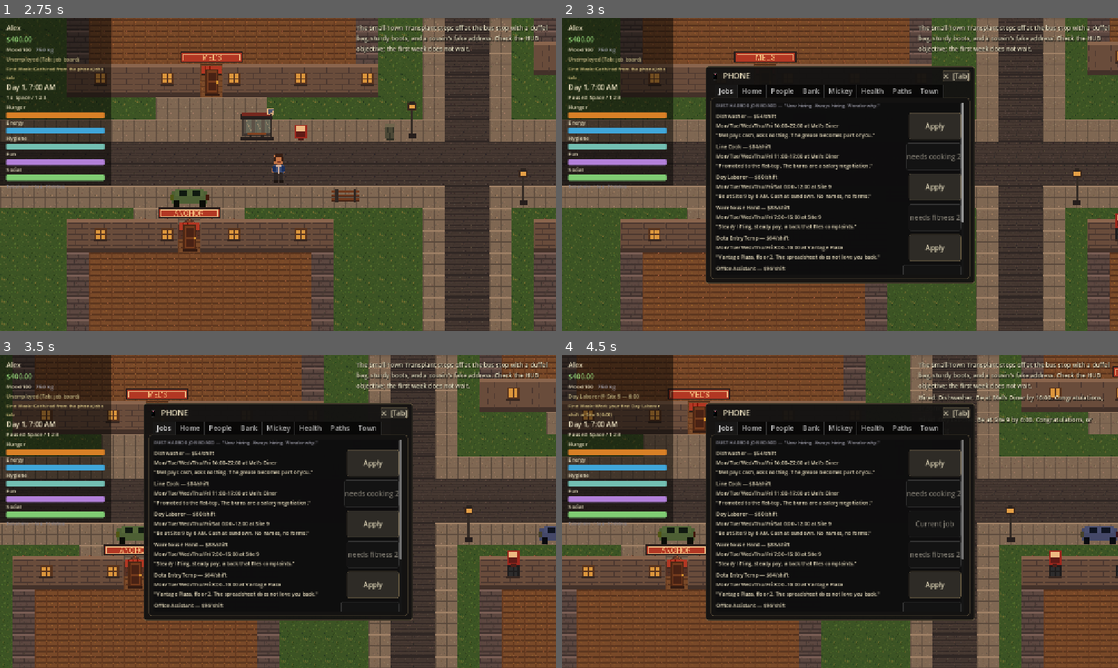
Above: before the commit, frames 1-4 (two rows, left to right).
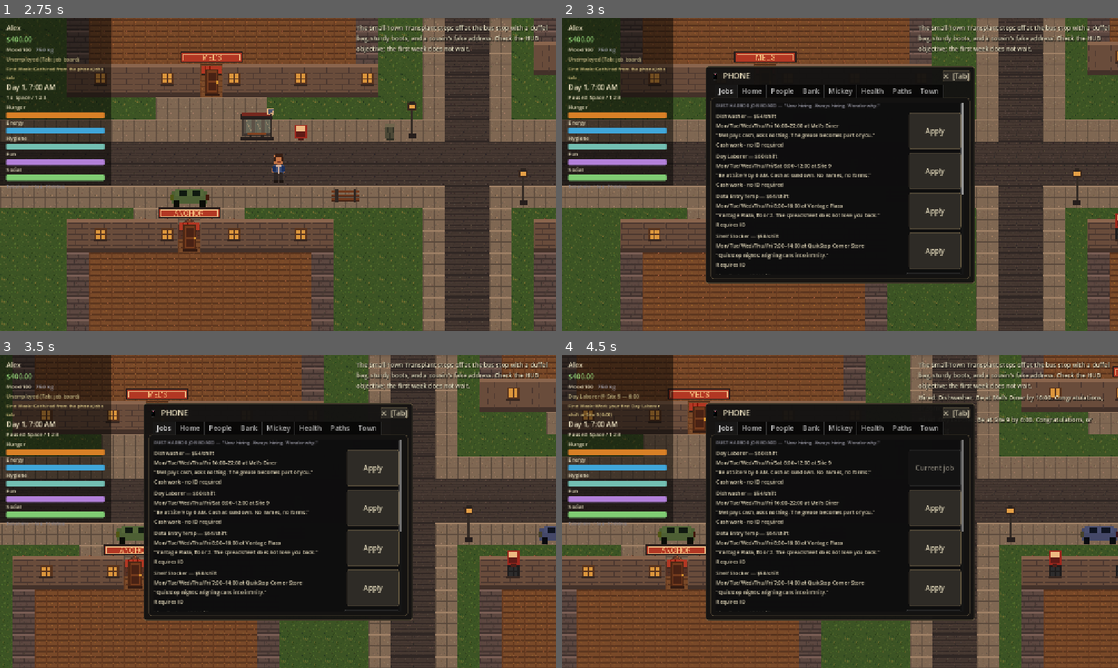
Above: after the commit, the same moments.

Repository: redstonejh/rags
Game: Godot game, scene res://scenes/ui/MainMenu.tscn
Same seed, same stepped clock (60 frames per second), same inputs: the game is played once before the commit and once after it.
Inputs (mouse positions are in pixels of both pictures, inside the frame that each line leads up to):
- Up to frame 1 (2.75 s): click "New Life" at 0.5 s; click (72, 318) at 1.27 s; type "Alex" at 1.35 s; click "Start This Life" at 2 s
- Up to frame 2 (3 s): tap Enter at 2.75 s; move the mouse to (962, 158) at 2.77 s; hold D (move_right) from 2.78 s (still down); hold Tab (phone) from 2.78 s (still down); click (962, 158) at 2.92 s
- Up to frame 3 (3.5 s): keep holding D (move_right); keep holding Tab (phone)
- Up to frame 4 (4.5 s): release D (move_right) at 3.5 s; release Tab (phone) at 3.5 s; click "Apply" at 3.5 s; click "Apply" at 4.25 s

Frame 1 is identical in both runs. In frame 2, 5.7% of the frame differs, in the area x 27-73%, y 33-82%; in frame 3, 5.7%; in frame 4, 7.0%, in the area x 27-73%, y 30-82%.

Commit message:
Surface no-ID cash work in job board

Diff:
--- a/scripts/dev/opening_beat_smoke_test.gd
+++ b/scripts/dev/opening_beat_smoke_test.gd
@@ -41,7 +41,7 @@
 	await _teardown_main()
 	_setup_world(origin, "%s Tester" % origin.id.capitalize())
 	await _instantiate_main()
-	_test_origin_start_and_opening_beat(origin, expected_prop_name)
+	await _test_origin_start_and_opening_beat(origin, expected_prop_name)
 
 
 func _setup_world(origin: OriginDef, char_name: String) -> void:
@@ -94,6 +94,37 @@
 			"%s opening prop exists near the start marker" % origin.id)
 	_check(_hud_objective_matches_origin(origin),
 			"%s opening HUD objective matches origin constraints" % origin.id)
+	if origin.tags.has("no_papers"):
+		await _test_no_papers_job_board(origin)
+
+
+func _test_no_papers_job_board(origin: OriginDef) -> void:
+	var phone := _main.get_node_or_null("Phone") as CanvasLayer
+	if phone == null:
+		_check(false, "%s job board has a phone UI" % origin.id)
+		return
+	phone.call("_open")
+	phone.call("open_tab", "Jobs")
+	await get_tree().process_frame
+	var jobs_content := _find_named_descendant(phone, "JobsContent")
+	var dishwasher_row := _find_named_descendant(phone, "JobRow_dishwasher")
+	var labor_row := _find_named_descendant(phone, "JobRow_day_laborer")
+	var id_row := _find_named_descendant(phone, "JobRow_stock_boy")
+	var dishwasher_button := _find_named_descendant(phone, "JobButton_dishwasher") as Button
+	var labor_button := _find_named_descendant(phone, "JobButton_day_laborer") as Button
+	_check(dishwasher_button != null and not dishwasher_button.disabled \
+			and labor_button != null and not labor_button.disabled,
+			"%s job board exposes no-ID cash work applications" % origin.id)
+	_check(jobs_content != null and dishwasher_row != null and labor_row != null \
+			and id_row != null \
+			and _direct_child_index(jobs_content, dishwasher_row) < _direct_child_index(jobs_content, id_row) \
+			and _direct_child_index(jobs_content, labor_row) < _direct_child_index(jobs_content, id_row),
+			"%s job board lists cash work before ID-gated jobs" % origin.id)
+	_check(jobs_content != null and _descendant_text_contains(jobs_content,
+			"Cash work - no ID required"),
+			"%s job board labels cash work" % origin.id)
+	phone.call("_close")
+	await get_tree().process_frame
 
 
 func _hud_objective_matches_origin(origin: OriginDef) -> bool:
@@ -126,6 +157,24 @@
 	return null
 
 
+func _descendant_text_contains(node: Node, text: String) -> bool:
+	var value = node.get("text")
+	if value != null and str(value).contains(text):
+		return true
+	for child in node.get_children():
+		if _descendant_text_contains(child, text):
+			return true
+	return false
+
+
+func _direct_child_index(parent: Node, child: Node) -> int:
+	var children := parent.get_children()
+	for i in children.size():
+		if children[i] == child:
+			return i
+	return 999999
+
+
 func _teardown_main() -> void:
 	if _main == null:
 		return
--- a/scripts/ui/phone.gd
+++ b/scripts/ui/phone.gd
@@ -152,24 +152,28 @@
 	intro.add_theme_font_size_override("font_size", 11)
 	intro.add_theme_color_override("font_color", Color(0.6, 0.6, 0.65))
 	_jobs_box.add_child(intro)
-	for job in ContentDB.all_jobs():
+	for job in _jobs_for_sheet(sheet):
 		var row := HBoxContainer.new()
+		row.name = "JobRow_%s" % job.id
 		row.add_theme_constant_override("separation", 10)
 		_jobs_box.add_child(row)
 
 		var info := Label.new()
 		info.size_flags_horizontal = Control.SIZE_EXPAND_FILL
 		info.autowrap_mode = TextServer.AUTOWRAP_WORD_SMART
+		var access_note := "Cash work - no ID required" if not job.requires_id else "Requires ID"
 		info.text = "%s — $%.0f/shift\n%s %d:00–%d:00 at %s%s" % [
 			job.display_name, job.wage_cents_per_shift / 100.0,
 			_days_string(job.work_days), job.shift_start_hour,
 			(job.shift_start_hour + job.shift_len_hours) % 24,
 			Locations.display_name(job.workplace_id),
 			"" if job.blurb == "" else "\n\"%s\"" % job.blurb]
+		info.text += "\n%s" % access_note
 		info.add_theme_font_size_override("font_size", 12)
 		row.add_child(info)
 
 		var btn := Button.new()
+		btn.name = "JobButton_%s" % job.id
 		btn.custom_minimum_size = Vector2(120, 0)
 		if sheet.job_id == job.id:
 			btn.text = "Current job"
@@ -183,6 +187,27 @@
 				btn.text = blocker
 				btn.disabled = true
 		row.add_child(btn)
+
+
+func _jobs_for_sheet(sheet: CharacterSheet) -> Array:
+	var jobs := ContentDB.all_jobs()
+	jobs.sort_custom(func(a: JobDef, b: JobDef) -> bool:
+		var a_rank := _job_sort_rank(sheet, a)
+		var b_rank := _job_sort_rank(sheet, b)
+		if a_rank != b_rank:
+			return a_rank < b_rank
+		if a.ladder_id != b.ladder_id:
+			return a.ladder_id < b.ladder_id
+		if a.rung != b.rung:
+			return a.rung < b.rung
+		return a.display_name < b.display_name)
+	return jobs
+
+
+func _job_sort_rank(sheet: CharacterSheet, job: JobDef) -> int:
+	if sheet.job_id == job.id:
+		return 0
+	return 1 if _job_blocker(sheet, job) == "" else 2
 
 
 func _job_blocker(sheet: CharacterSheet, job: JobDef) -> String:
Not shown, changed: docs/PROGRESS.md
